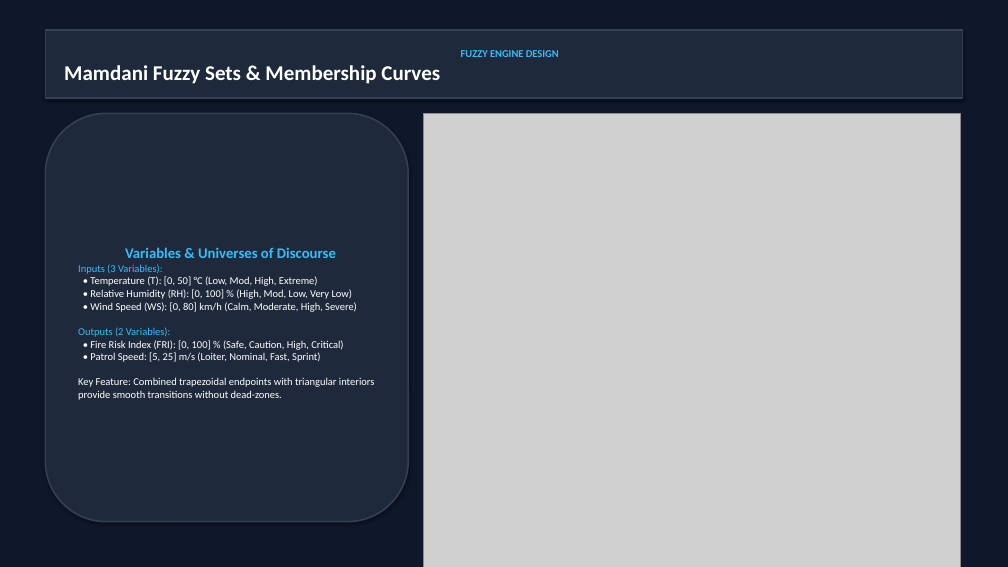
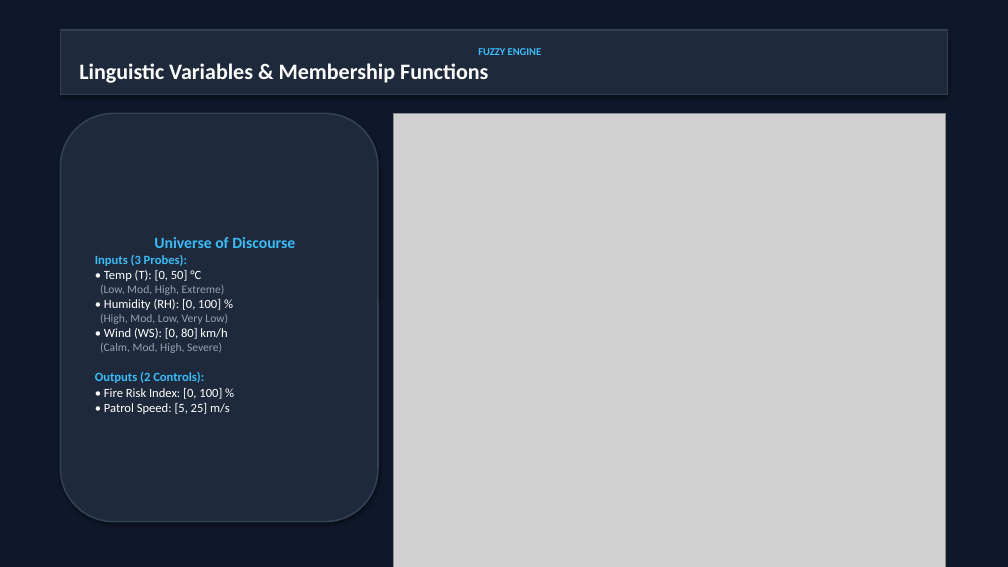
Before and after one commit to 123haiku/csc3034-fuzzy-wildfire-sim, a slide deck: slide 4 of docs/presentation/CSC3034_Presentation_Slides.pptx. Drawn at 1008x567 pixels with LibreOffice and Linux fonts; fonts in the diff are those of the drawing; grey boxes stand for pictures. Boxes give left, top, right and bottom in pixels: in the first picture for what was removed or moved away, otherwise in the second. Text is boxed around its words. In the diff, an @@ line names an element or a change of style, - is before the commit and + after.

```diff
--- a/docs/presentation/CSC3034_Presentation_Slides.pptx
+++ b/docs/presentation/CSC3034_Presentation_Slides.pptx
@@ rectangle "FUZZY ENGINE": place and size @@
-rectangle "FUZZY ENGINE" at <box>45,30,963,98</box>
+rectangle "FUZZY ENGINE" at <box>60,30,948,95</box>
@@ text in rectangle at <box>79,48,541,83</box>: text changed; size 20 to 21 pt @@
-FUZZY ENGINE DESIGN
-Mamdani Fuzzy Sets & Membership Curves
+FUZZY ENGINE
+Linguistic Variables & Membership Functions
@@ rounded rectangle "Universe of Discourse": place and size @@
-rounded rectangle "Universe of Discourse" at <box>45,113,408,522</box>
+rounded rectangle "Universe of Discourse" at <box>60,113,378,522</box>
@@ picture: place and size @@
-picture at <box>423,113,960,567</box>
+picture at <box>393,113,945,567</box>
@@ text in rounded rectangle at <box>95,237,295,414</box>: text changed; size 10 to 12 pt @@
-Variables & Universes of Discourse
-Inputs (3 Variables):
-• Temperature (T): [0, 50] °C (Low, Mod, High, Extreme)
-• Relative Humidity (RH): [0, 100] % (High, Mod, Low, Very Low)
-• Wind Speed (WS): [0, 80] km/h (Calm, Moderate, High, Severe)
-Outputs (2 Variables):
-• Fire Risk Index (FRI): [0, 100] % (Safe, Caution, High, Critical)
-• Patrol Speed: [5, 25] m/s (Loiter, Nominal, Fast, Sprint)
-Key Feature: Combined trapezoidal endpoints with triangular interiors provide smooth transitions without dead-zones.
+Universe of Discourse
+Inputs (3 Probes):
+• Temp (T): [0, 50] °C
+(Low, Mod, High, Extreme)
+• Humidity (RH): [0, 100] %
+(High, Mod, Low, Very Low)
+• Wind (WS): [0, 80] km/h
+(Calm, Mod, High, Severe)
+Outputs (2 Controls):
+• Fire Risk Index: [0, 100] %
+• Patrol Speed: [5, 25] m/s
```
Also in this commit, not shown: 7 other slides changed, 3 slides added, 3 slides removed, 2 other files.
